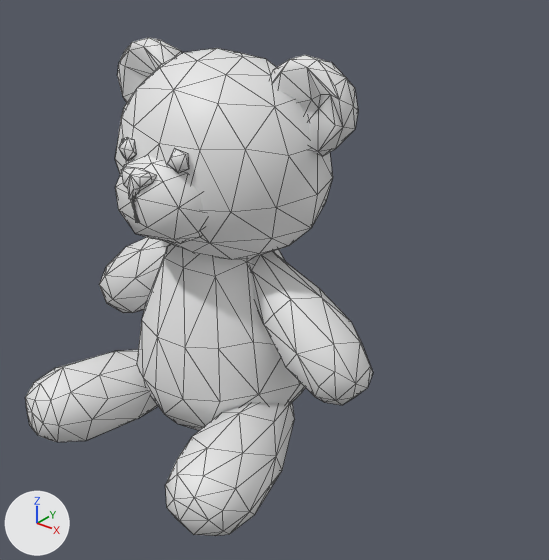
Two versions of the FBX model Assets/Assets/TeddyBear/bears.fbx, one commit apart.
Rendered twice from a 50 mm camera at (0.944, -1.17, 0.975) aimed at (0.098, -0.112, 0.319). Arrows for +X, +Y and +Z are at lower left; the lights stay in place. Mesh edges are drawn as thin lines.

The first picture shows 'bear.009'.
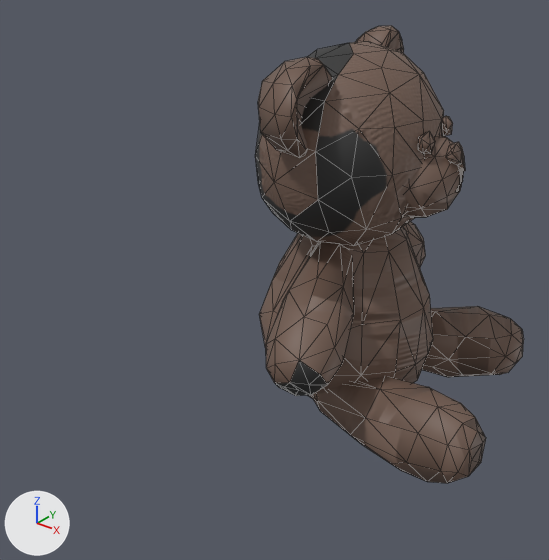
Where the change shows, as pixel boxes [x1, y1, x2, y2] in the pictures (549 x 560 px):
'bear.009', surface changed, turned
    before: [25, 38, 373, 536]
    after: [255, 26, 524, 483]

What the commit changed:
Picture 'bears_DefaultMaterial_AlbedoTransparency.png' (img_bears_defaultmaterial_albedotransparency_png) is new.
Picture 'bears_DefaultMaterial_Normal.png' (img_bears_defaultmaterial_normal_png) is new.
Material 'bears_DefaultMaterial_AlbedoTransparency' (mat_bears_defaultmaterial_albedotransparency) is new.
Uses the picture img_bears_defaultmaterial_albedotransparency_png.
Uses the picture img_bears_defaultmaterial_normal_png.
me_sphere_023 has 583 vertices, 1087 faces and spans x -0.314..0.367, y -0.52..0.02, z -0.001..0.765.
me_sphere_023 is used by ob_bear_009; location (0.0, 0.0, 0.0).
me_sphere_023 part 1: 1087 faces spanning x -0.314..0.367, y -0.52..0.02, z -0.001..0.765 switch from no material to mat_bears_defaultmaterial_albedotransparency.
Object 'bear.009' (ob_bear_009) turns from (0, 0, 0) to (0, 0, 102) degrees about x, y and z.
